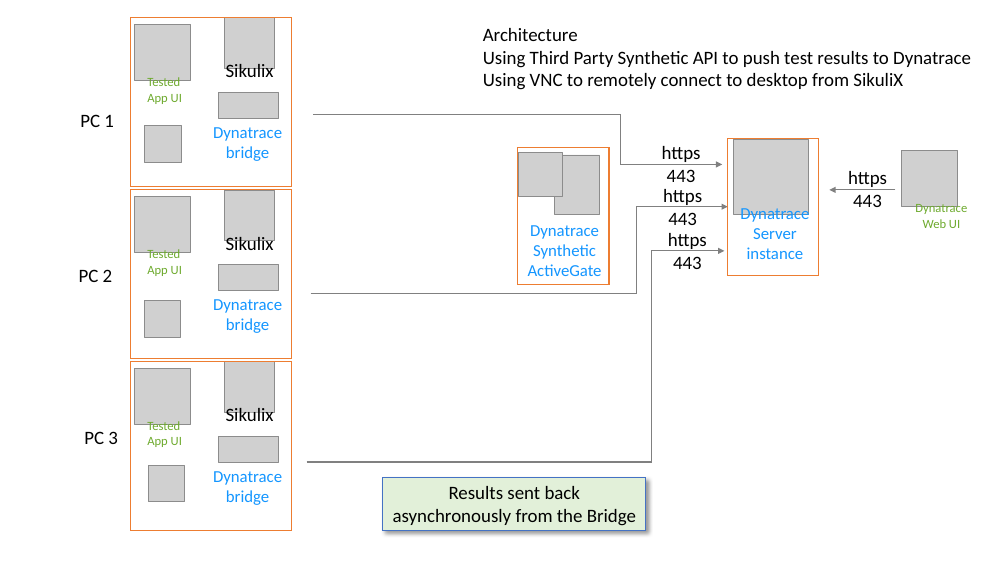
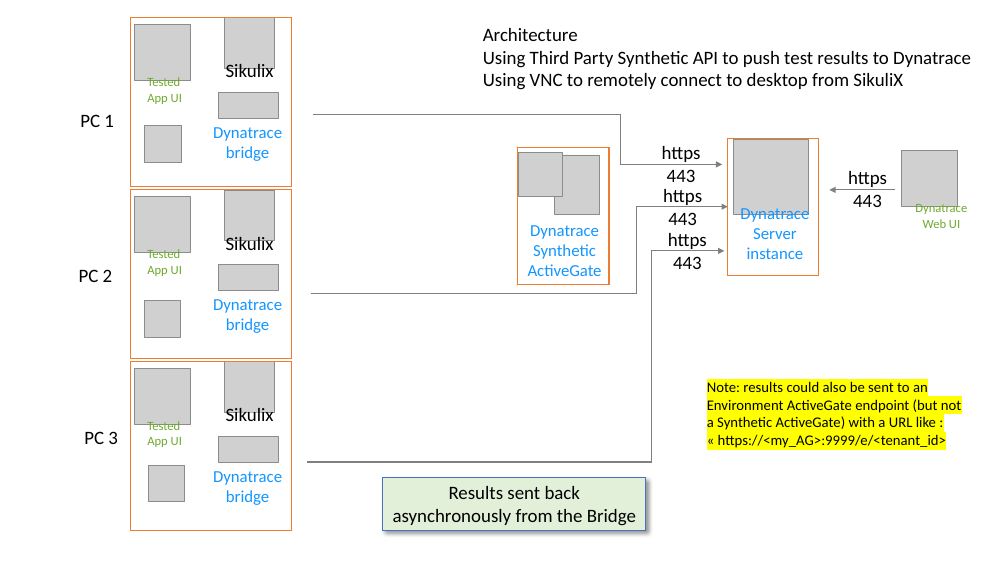
Before and after one commit to LO-RAN/dt_sikulix_bridge, a slide deck: slide 2 of documentation/dt_sikulix_bridge.pptx. Drawn at 1008x567 pixels with LibreOffice and Linux fonts; fonts in the diff are those of the drawing; grey boxes stand for pictures; background and template pictures are left out. Boxes give left, top, right and bottom in pixels: in the first picture for what was removed or moved away, otherwise in the second. Text is boxed around its words. In the diff, an @@ line names an element or a change of style, - is before the commit and + after.

```diff
--- a/documentation/dt_sikulix_bridge.pptx
+++ b/documentation/dt_sikulix_bridge.pptx
@@ text added at (707, 381, 961, 448), 14 pt, text #000000 @@
+Note: results could also be sent to an Environment ActiveGate endpoint (but not a Synthetic ActiveGate) with a URL like : « https://<my_AG>:9999/e/<tenant_id>
```
Also in this commit, not shown: 9 other slides changed, 2 slides added, 4 slides removed.
